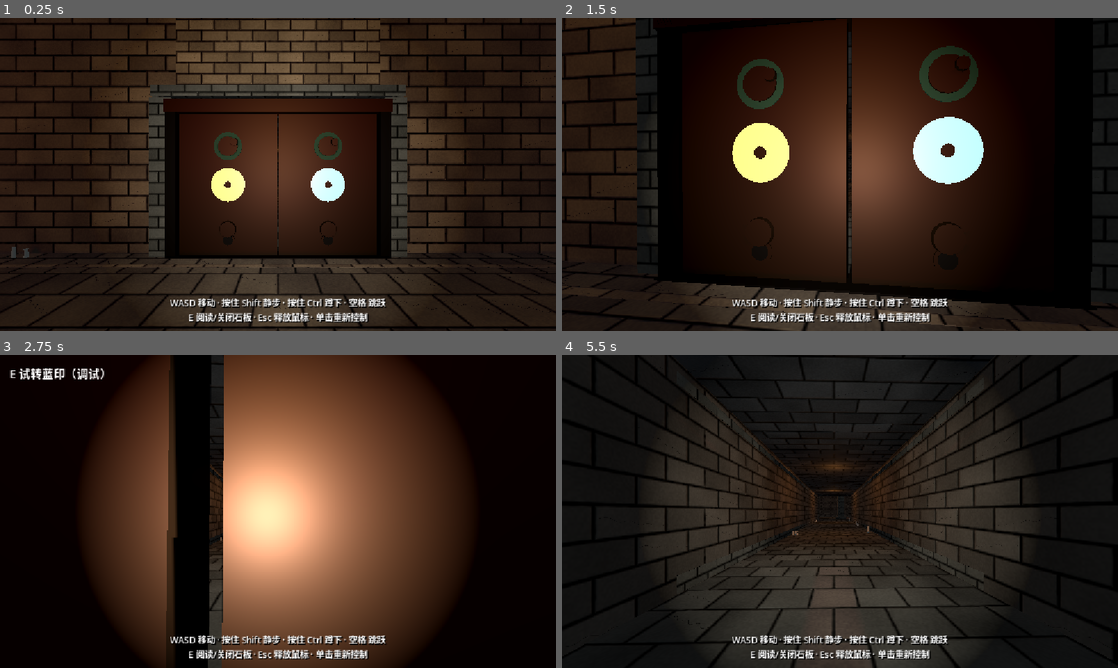
Above: before the commit, frames 1-4 (two rows, left to right).
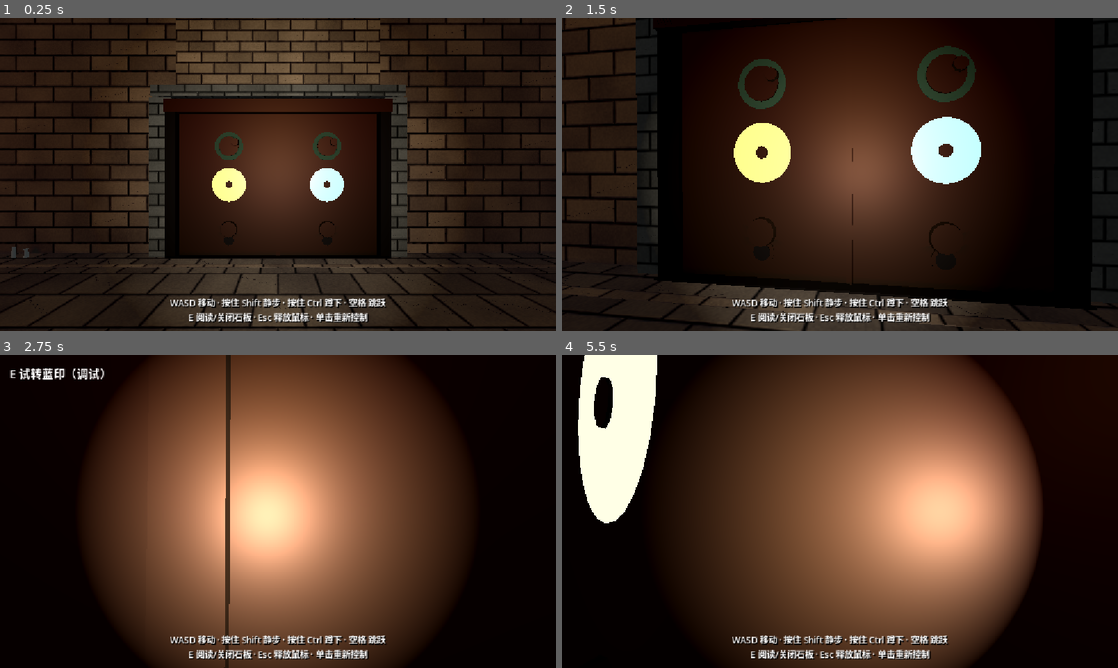
Above: after the commit, the same moments.

Repository: Baron0224/Three-Feet-Under
Game: Godot game, scene res://tomb_corridor.tscn
Two runs of this game, one before a commit and one after it. Both use one fixed random seed, a clock stepped at 60 frames per second and the inputs below. This scene is started directly instead of the project's main scene.
Inputs (mouse positions are in pixels of both pictures, inside the frame that each line leads up to):
- Up to frame 1 (0.25 s): no input
- Up to frame 2 (1.5 s): tap Enter at 0.5 s; move the mouse to (867, 174) at 0.52 s; press the mouse at (867, 174) at 0.53 s; hold W (move_forward) from 0.53 s (still down); tap Space (jump) at 0.77 s; move the mouse to (812, 174) at 1.27 s; release the mouse at (812, 174) at 1.28 s; tap Ctrl (crouch) at 1.35 s
- Up to frame 3 (2.75 s): keep holding W (move_forward); tap Space (jump) at 1.52 s; move the mouse to (289, 505) at 2.02 s; hold E (interact) from 2.03 s (still down)
- Up to frame 4 (5.5 s): keep holding W (move_forward); tap R (retry_level) at 2.75, 4.25 s; move the mouse to (834, 517) at 2.77 s; release E (interact) at 2.78 s; tap Shift (sneak) at 2.85 s; click (834, 517) at 2.92 s; tap Space (jump) at 3.02, 3.77, 4.52 s; move the mouse to (878, 514) at 3.52 s; press the mouse at (878, 514) at 3.53 s; move the mouse to (795, 508) at 4.27 s; release the mouse at (795, 508) at 4.28 s; tap Ctrl (crouch) at 4.35 s; move the mouse to (845, 511) at 5.02 s; hold E (interact) from 5.03 s (still down); click (845, 511) at 5.17 s

The runs differ from the first frame. In frame 1, 0.4% of the frame differs, in the area x 38-62%, y 30-76%; in frame 2, 1.7%; in frame 3, 10%; in frame 4, 57%, in the area x 2-100%, y 0-100%.

Commit message:
fix: flush dual-seal door center seam (overlap + meeting stile)

Diff:
--- a/three-feet-under/dual_seal_door.gd
+++ b/three-feet-under/dual_seal_door.gd
@@ -419,7 +419,9 @@
 
 func _build_leaf(is_left: bool, gen: int) -> void:
 	var half_w := door_width * 0.5
-	var leaf_w := half_w - 0.04
+	# Slight overlap at center so closed leaves look flush (no dark mid seam).
+	var overlap := 0.02
+	var leaf_w := half_w + overlap
 	var hinge_x := -half_w if is_left else half_w
 	var panel_center_x := (leaf_w * 0.5) if is_left else (-leaf_w * 0.5)
 
@@ -433,6 +435,15 @@
 	_mesh_box(leaf, "Border", Vector3(leaf_w * 0.92, door_height * 0.92, door_thickness * 0.35), Vector3(panel_center_x, 0, door_thickness * 0.25), _bronze_dark)
 	# Vertical fillet
 	_mesh_box(leaf, "Filigree", Vector3(leaf_w * 0.78, door_height * 0.78, door_thickness * 0.12), Vector3(panel_center_x, 0, door_thickness * 0.30), _patina)
+	# Meeting stile at the center edge — covers residual seam when closed.
+	var stile_x := leaf_w if is_left else -leaf_w
+	_mesh_box(
+		leaf,
+		"MeetingStile",
+		Vector3(0.06, door_height * 0.98, door_thickness * 1.15),
+		Vector3(stile_x, 0.0, door_thickness * 0.08),
+		_bronze
+	)
 
 	var cx := panel_center_x
 	_build_dragon(leaf, Vector3(cx, door_height * 0.28, 0))
